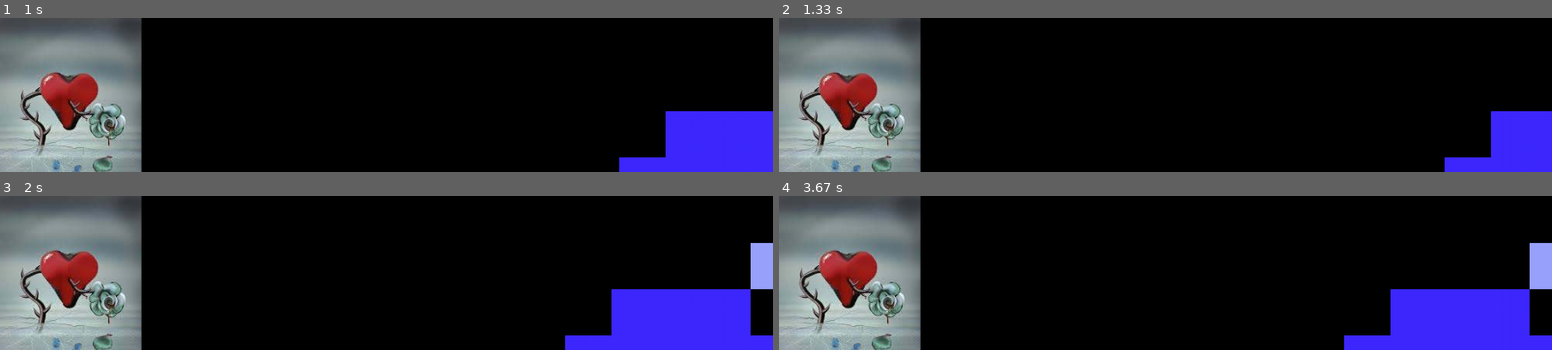
Above: before the commit, frames 1-4 (two rows, left to right).
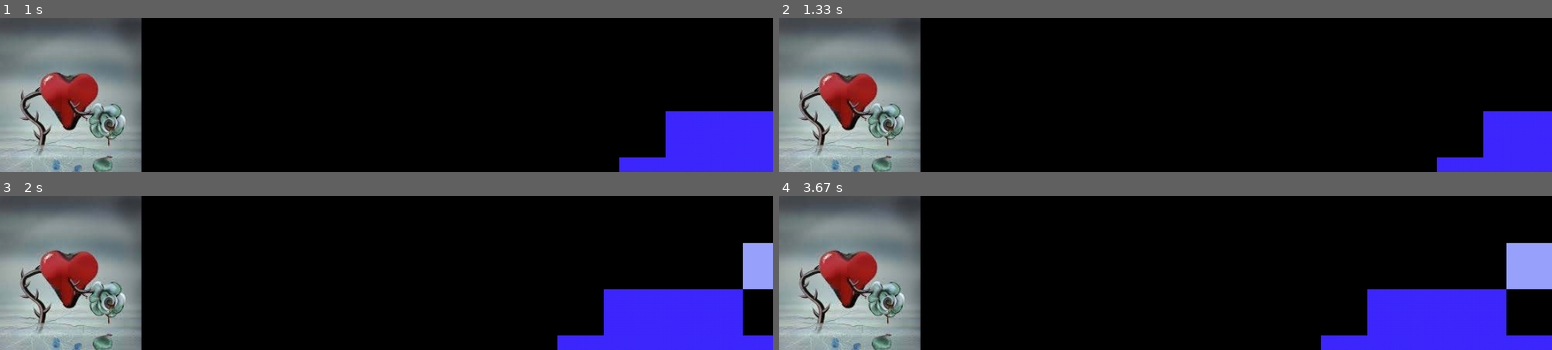
Above: after the commit, the same moments.

Repository: integrate/pygame_wrap1
Game: pygame game, started from __main__.py
Same seed, same stepped clock (60 frames per second), same inputs: the game is played once before the commit and once after it.
Inputs (mouse positions are in pixels of both pictures, inside the frame that each line leads up to):
- Up to frame 1 (1 s): hold Right 0.33-0.8 s; move the mouse to (355, 101) at 0.37 s; hold Right from 0.83 s (still down)
- Up to frame 2 (1.33 s): release Right at 1.3 s
- Up to frame 3 (2 s): hold Left 1.33-1.87 s; hold Left from 1.9 s (still down)
- Up to frame 4 (3.67 s): release Left at 2.3 s; hold Right 2.33-2.97 s; tap Space at 3 s; hold Left from 3.33 s (still down)

Frame 1 is identical in both runs. In frame 2, 0.4% of the frame differs, in the area x 85-93%, y 60-100%; in frame 3, 1.0%; in frame 4, 3.0%, in the area x 70-98%, y 30-100%.

Commit message:
timers in process

Diff:
--- a/__main__.py
+++ b/__main__.py
@@ -16,15 +16,23 @@
     sprite.move_sprite_by(-10, 0)
 
 def on_space_clicked(key, unicode, **kwargs):
-    event.stop_listening(close_id)
+    pass
 
 def on_close(**kwargs):
     print("goodbye")
     # exit()
 
+def on_sec1(**kwargs):
+    sprite.move_sprite_by(10, 0)
+
+def on_sec2(**kwargs):
+    sprite.move_sprite_by(-20, 0)
+
 left_id = event.on_key_down(pygame.K_LEFT, on_left_clicked)
 right_id = event.on_key_down(pygame.K_RIGHT, on_right_clicked)
 space_id = event.on_key_down(pygame.K_SPACE, on_space_clicked)
 close_id = event.on_close(on_close)
+sec_id1 = event.on_timout(1000, 0, on_sec1)
+sec_id2 = event.on_timout(1000, 5, on_sec2)
 
 app.start()
--- a/environ_data.py
+++ b/environ_data.py
@@ -7,8 +7,7 @@
     'mouse_buttons_pressed':[]
 }
 
-def update_data(pygame_event):
-    _data['active_pygame_event'] = pygame_event
+def update_data():
     _data['keys_pressed'] = pygame.key.get_pressed()
     _data['modifier_keys_pressed'] = pygame.key.get_mods()
     _data['mouse_buttons_pressed'] = pygame.mouse.get_pressed()
@@ -16,6 +15,9 @@
 def get_data():
     return _data
 
+def set_active_pygame_event(pygame_event):
+    _data['active_pygame_event'] = pygame_event
+
 def is_active_pygame_event_set():
     return _data['active_pygame_event'] is not None
 
--- a/event_generator.py
+++ b/event_generator.py
@@ -1,5 +1,5 @@
 import pygame
-import condition_checker, event_id_pool, environ_data, event
+import condition_checker, event_id_pool, environ_data, event, timer
 
 PYGAME_EVENT_TYPES_TO_PROCESS = [
     pygame.KEYDOWN, pygame.KEYUP,
@@ -11,36 +11,53 @@
 pygame.init()
 pygame.key.set_repeat(50)
 
+
 class Event_generator:
     def __init__(self, message_broker):
         object.__init__(self)
 
         self.message_broker = message_broker
 
-        self._event_types = {}#id->Event_type
+        self._event_types = {}  # id->Event_type
 
-        # debug
-        # fil = {
-        #     "type": pygame.KEYDOWN,
-        #     "key": [pygame.K_RIGHT, pygame.K_LEFT]
-        # }
-        # c = condition_checker.Condition_checker_pygame_event(environ_data.get_data(), fil)
-        # self.et = event.ConditionalEventType(self._environ_data, [c])
+        self._timers = {}  # pygame_event_id -> Timer
+
+    def _get_timer(self, delay, count):
+        if count != 0:
+            t = timer.Timer(delay, count, True)
+            self._timers[t.get_pygame_event_id()] = t
+            return t
+
+        for id in self._timers:
+            t = self._timers[id]
+            if t.delay == delay and t.count == count and t.get_state() == timer.TIMER_STATE_ACTIVE:
+                return t
+
+        t = timer.Timer(delay, count, True)
+        self._timers[t.get_pygame_event_id()] = t
+        return t
 
     def _clean_timers(self):
-        pass
+
+        pass#TODO clean timers
 
     def start_event_notification(self,
-                                 delay=None, count=None,
+                                 delay=None, count=0,
                                  event_filter=None, key_codes=None, control_keys=None, mouse_buttons=None
                                  ):
         checkers = []
 
-        #create filter by pygame event
+        # create filter by pygame event
         if event_filter is not None:
             chkr = condition_checker.Condition_checker_pygame_event(event_filter)
             checkers.append(chkr)
 
+        # create filter by timer
+        if delay is not None:
+            t = self._get_timer(delay, count)
+            checkers.append(t)
+
+        # create and save EventType
         event_type = event.ConditionalEventType(checkers)
 
         assert event_type.id not in self._event_types, "Id of EventType must be unique!"
@@ -53,7 +70,6 @@
             del self._event_types[event_type_id]
 
         self._clean_timers()
-
 
     def process_events(self):
 
@@ -68,17 +84,28 @@
                     not pygame_event_id_pool.is_id_used_free_or_busy(pev.type):
                 continue
 
-            #update data about environment
+            # update data about environment
+            environ_data.update_data()
             # if native pygame event
             if pev.type in PYGAME_EVENT_TYPES_TO_PROCESS:
-                environ_data.update_data(pev)
-            else: #any other event
-                environ_data.update_data(None)
+                environ_data.set_active_pygame_event(pev)
+            else:
+                environ_data.set_active_pygame_event(None)
 
-            #notify broker
+            # turn on timer
+            if pev.type in self._timers:
+                self._timers[pev.type].on()
+
+            # notify broker
             _event_types = self._event_types.copy()
             for event_id in _event_types:
                 event_type = _event_types[event_id]
                 if event_type.confirms():
                     event = event_type.make_event()
                     self.message_broker.notify(event)
+
+            # turn off timers
+            for t in self._timers:
+                self._timers[t].off()
+            # turn off pygame event
+            environ_data.set_active_pygame_event(None)
--- a/event_id_pool.py
+++ b/event_id_pool.py
@@ -24,7 +24,7 @@
         return id
 
     def free_id(self, id):
-        self._busy_ids.remove(id)
+        self._busy_ids.remove(id)#TODO найти все remove и добавить проверки на существование
         if id not in self._free_ids:
             self._free_ids.append(id)
 
@@ -54,8 +54,14 @@
 
 
 class Pygame_event_id_generator(Id_generator):
+    def __init__(self):
+        Id_generator.__init__(self)
+        self._last_used_id = pygame.USEREVENT
+
     def get_id(self):
-        return pygame.event.custom_type()
+        self._last_used_id += 1
+        assert self._last_used_id<=pygame.NUMEVENTS, "Pygame event id overload!"
+        return self._last_used_id
 
 
 class Usual_id_generator(Id_generator):
--- a/timer.py
+++ b/timer.py
@@ -1,15 +1,16 @@
-import condition_checker as cc, event_id_pool
+import pygame, condition_checker as cc, event_id_pool
 
 TIMER_STATE_PAUSE = 0
 TIMER_STATE_ACTIVE = 1
 TIMER_STATE_FINISHED = 2
 
+
 class Timer(cc.Condition_checker):
     def __init__(self, delay, count, start):
         cc.Condition_checker.__init__(self)
 
-        assert delay>0, "Timer delay must be greater than 0"
-        assert count>=0, "Timer count must be 0 or greater"
+        assert delay > 0, "Timer delay must be greater than 0"
+        assert count >= 0, "Timer count must be 0 or greater"
 
         self._pygame_event_id = event_id_pool.Event_id_pool.get_pygame_pool().get_id()
 
@@ -17,12 +18,50 @@
         self.count = count
         self._real_count = 0
 
-        self._state=TIMER_STATE_PAUSE
-        self._active_is_on=False
+        self._state = TIMER_STATE_PAUSE
+        self._active_is_on = False
 
         if start:
             self.start()
 
+    def start(self):
+        assert self._state != TIMER_STATE_FINISHED, "Finished timer can't be started!"
+        if self._state == TIMER_STATE_ACTIVE: return
 
-    def start(self):
-        pass
+        self._state = TIMER_STATE_ACTIVE
+        pygame.time.set_timer(self._pygame_event_id, self.delay)
+
+    def pause(self):
+        assert self._state != TIMER_STATE_FINISHED, "Finished timer can't be paused!"
+        if self._state == TIMER_STATE_PAUSE: return
+
+        self._state = TIMER_STATE_PAUSE
+        pygame.time.set_timer(self._pygame_event_id, 0)
+
+    def finish(self):
+        if self._state == TIMER_STATE_ACTIVE:
+            pygame.time.set_timer(self._pygame_event_id, 0)
+
+        self._state = TIMER_STATE_FINISHED
+        event_id_pool.Event_id_pool.get_pygame_pool().free_id(self._pygame_event_id)
+
+    def get_state(self):
+        return self._state
+    def get_pygame_event_id(self):
+        return self._pygame_event_id
+
+    def on(self):
+        if self._state in [TIMER_STATE_FINISHED, TIMER_STATE_PAUSE]:
+            self._active_is_on = False
+            return
+
+        self._real_count += 1
+        self._active_is_on = True
+
+    def off(self):
+        self._active_is_on = False
+        if self.count!=0 and self._real_count>=self.count:
+            self.finish()
+
+    def confirms(self):
+        return self._active_is_on
--- a/wrap_event.py
+++ b/wrap_event.py
@@ -31,6 +31,14 @@
             'key': key
         })
 
+def on_timout(delay, count, func):
+    return _register_event_handler(
+        func=func,
+        delay=delay,
+        count=count
+    )
+
+
 _on_quit_event_id = None
 def on_close_callback(**kwargs):
     exit()
